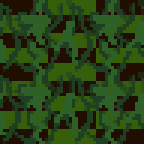
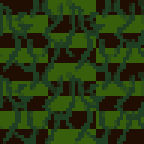
The second 144x144 image is a revision of the first. Changes to its layers:
removed layer "Layer" over [0, 0, 144, 144]
removed layer "Layer #1" over [0, 0, 144, 144]
removed layer "Layer #2" over [0, 0, 144, 144]
painted on "Background" over [0, 0, 144, 144]
